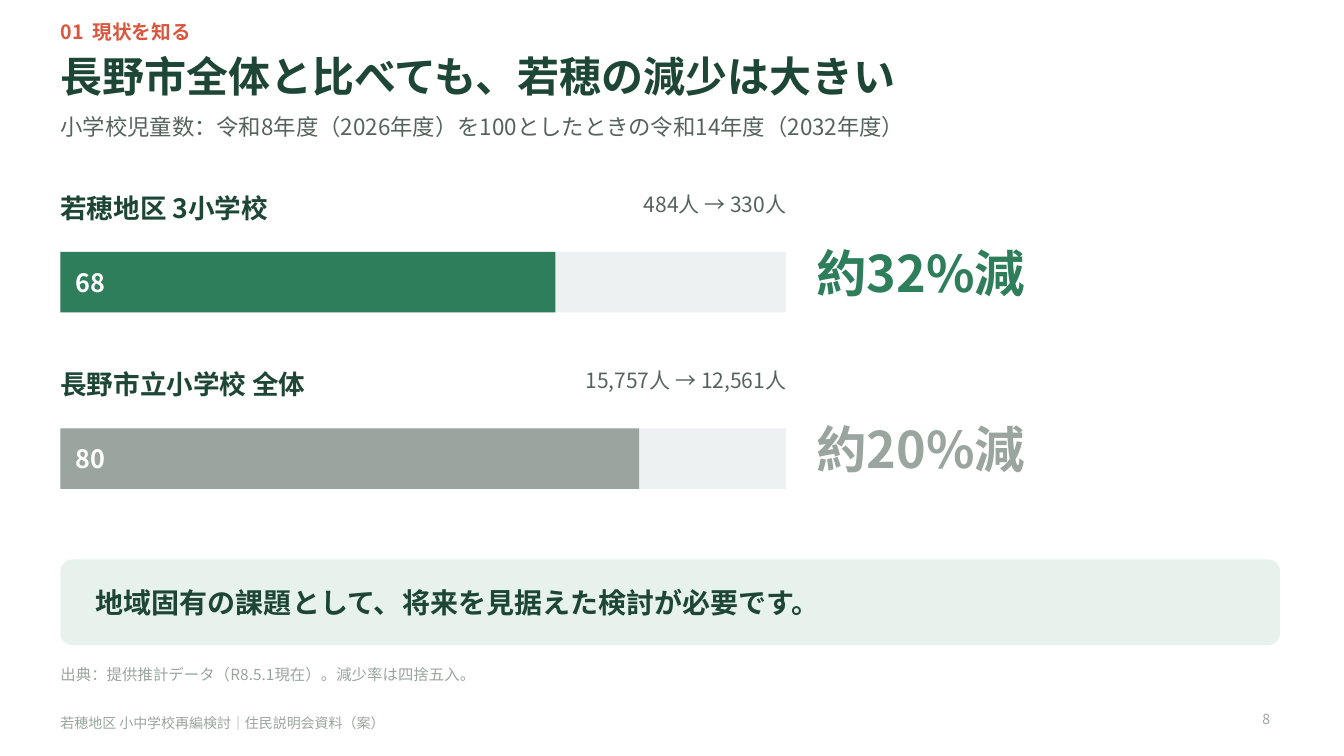
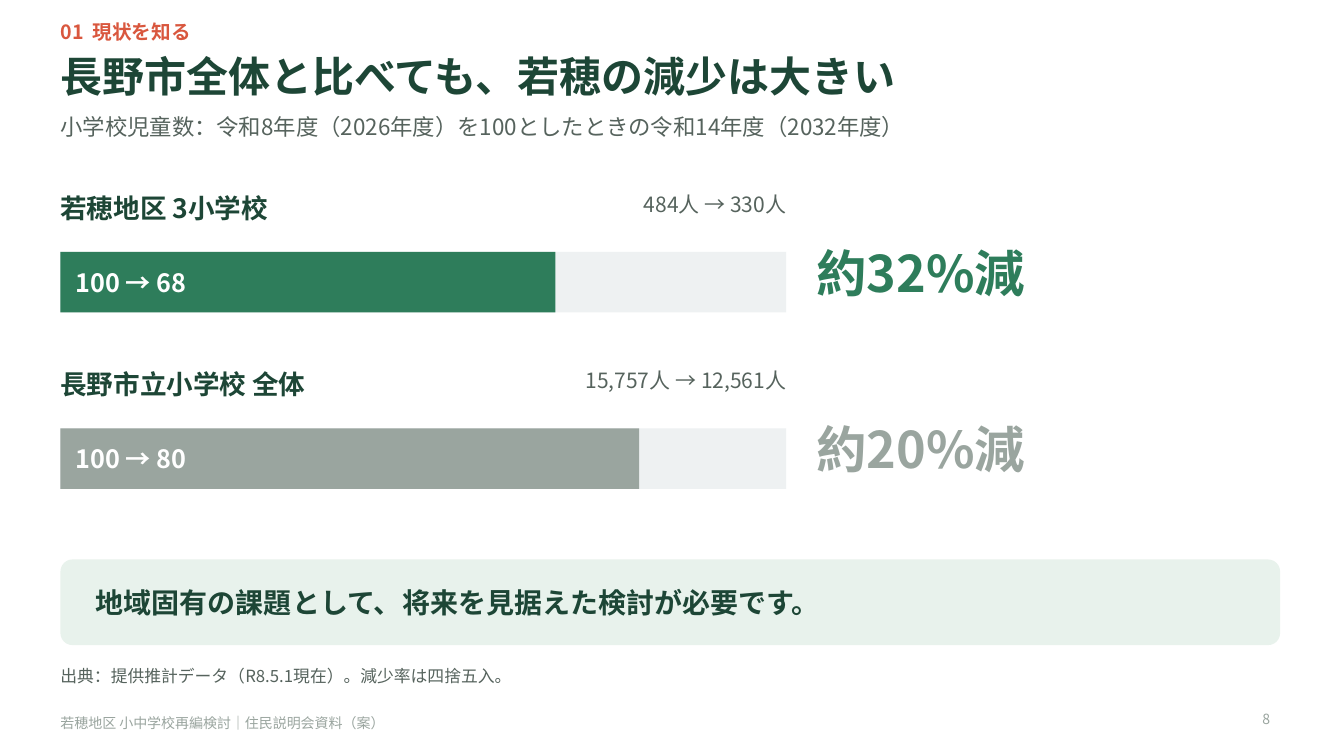
Before and after one commit to Masaki12008/GS, a slide deck: slide 8 of output/若穂地区_住民説明会資料.pptx. Drawn at 1344x756 pixels with LibreOffice and Linux fonts; fonts in the diff are those of the drawing. Boxes give left, top, right and bottom in pixels: in the first picture for what was removed or moved away, otherwise in the second. Text is boxed around its words. In the diff, an @@ line names an element or a change of style, - is before the commit and + after.

```diff
--- a/output/若穂地区_住民説明会資料.pptx
+++ b/output/若穂地区_住民説明会資料.pptx
@@ text at <box>76,273,187,293</box>: text changed @@
-68
+100 → 68
@@ text at <box>76,449,187,468</box>: text changed @@
-80
+100 → 80
@@ text "出典：提供推計データ（R8.5.1現在）。減少率は四捨五入。" at <box>60,668,511,684</box>: size 11 to 12 pt, text colour #9AA59F to #56635D @@
```
Also in this commit, not shown: 20 other slides changed, 2 slides added, 5 other files.
